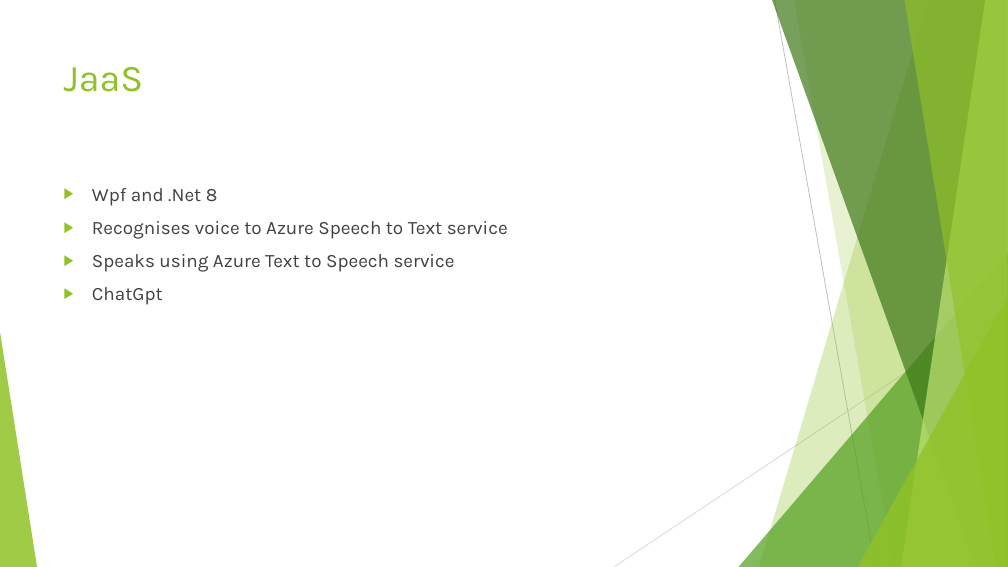
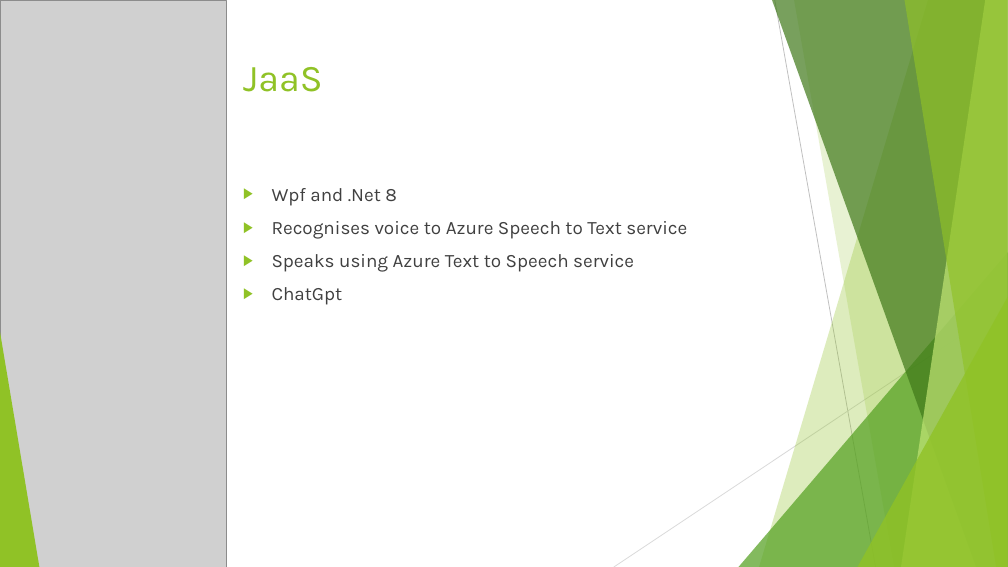
Before and after one commit to johnstaveley/JaaS, a slide deck: slide 11 of JaaS.pptx (slide 10 before the commit). Drawn at 1008x567 pixels with LibreOffice and Linux fonts; fonts in the diff are those of the drawing; grey boxes stand for pictures. Boxes give left, top, right and bottom in pixels: in the first picture for what was removed or moved away, otherwise in the second. Text is boxed around its words. In the diff, an @@ line names an element or a change of style, - is before the commit and + after.

```diff
--- a/JaaS.pptx
+++ b/JaaS.pptx
@@ picture added at (0, 0, 226, 567) @@
@@ title "JaaS": place and size @@
-title "JaaS" at (64, 67, 144, 92)
+title "JaaS" at (243, 67, 323, 92)
@@ text "Wpf and .Net 8": place and size @@
-text "Wpf and .Net 8" at (92, 188, 508, 305)
+text "Wpf and .Net 8" at (272, 188, 687, 305)
@@ triangle added at (0, 332, 39, 567), fill #90C226 @@
```
Also in this commit, not shown: 8 other slides changed, 1 slide added, 1 other file.
